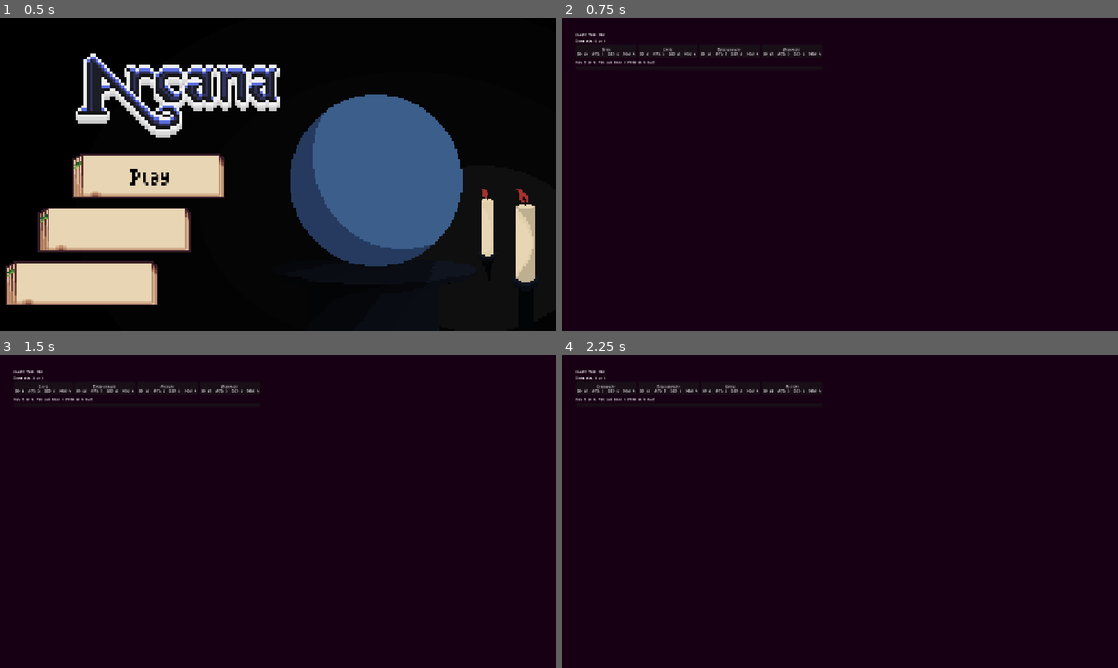
Above: before the commit, frames 1-4 (two rows, left to right).
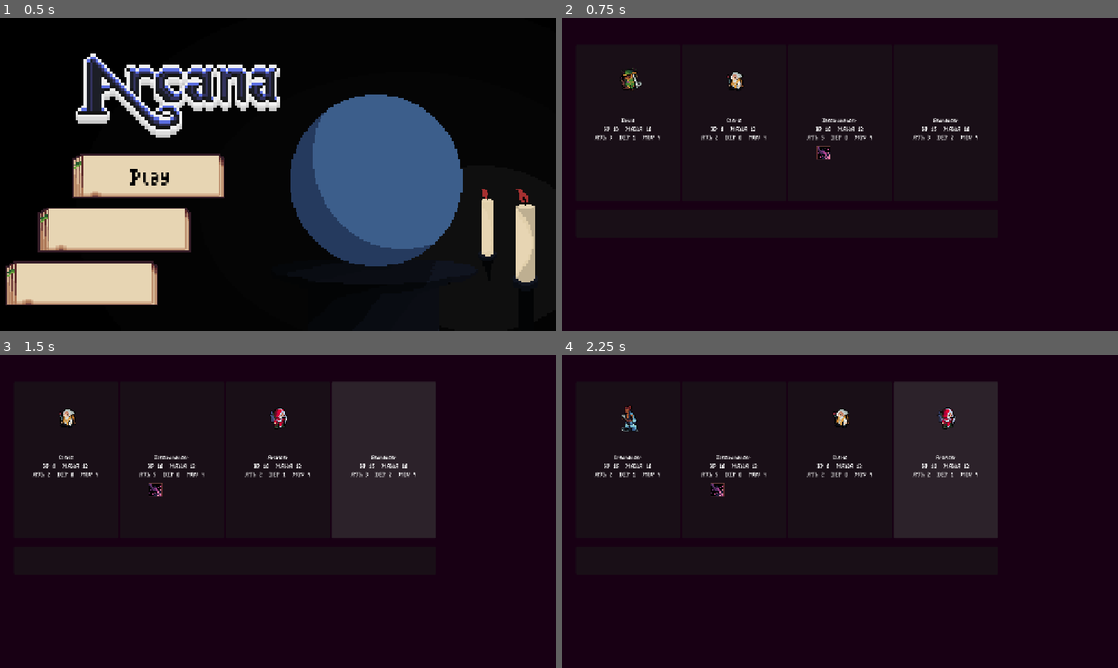
Above: after the commit, the same moments.

Repository: SpangelyWalnuts/Arcana-1.0-Demo
Game: Godot game, scene res://scenes/core/TitleScreen.tscn
Same seed, same stepped clock (60 frames per second), same inputs: the game is played once before the commit and once after it.
Inputs (mouse positions are in pixels of both pictures, inside the frame that each line leads up to; where the layout moved, square brackets give the same spot in the first picture):
- Up to frame 1 (0.5 s): no input
- Up to frame 2 (0.75 s): click "Play" at 0.5 s
- Up to frame 3 (1.5 s): click (66, 461) [44, 389] at 1.25 s
- Up to frame 4 (2.25 s): click (628, 461) [606, 389] at 2 s

Frame 1 is identical in both runs. In frame 2, 1.7% of the frame differs, in the area x 2-75%, y 4-46%; in frame 3, 11%, in the area x 2-79%, y 4-59%; in frame 4, 11%.

Commit message:
Draft screen UI polish: animated unit previews, stats, and skill icons

Diff:
--- a/Arcana 1.0 - Revert/data/skills/Electromancer/LightningBolt.tres
+++ b/Arcana 1.0 - Revert/data/skills/Electromancer/LightningBolt.tres
@@ -1,6 +1,7 @@
-[gd_resource type="Resource" script_class="Skill" load_steps=2 format=3 uid="uid://cvgvpxwwcs7ye"]
+[gd_resource type="Resource" script_class="Skill" load_steps=3 format=3 uid="uid://cvgvpxwwcs7ye"]
 
 [ext_resource type="Script" uid="uid://sakf75ug1g8j" path="res://scripts/data/skill.gd" id="1_cnhk2"]
+[ext_resource type="Texture2D" uid="uid://bnthm8sq42hmj" path="res://art/ui/spell icons/Lightning Bolt.png" id="1_n4eae"]
 
 [resource]
 script = ExtResource("1_cnhk2")
@@ -9,3 +10,4 @@
 mana_cost = 3
 cast_range = 6
 flat_power = 1
+icon_texture = ExtResource("1_n4eae")
--- a/Arcana 1.0 - Revert/data/skills/Pyromancer/Fireball.tres
+++ b/Arcana 1.0 - Revert/data/skills/Pyromancer/Fireball.tres
@@ -1,6 +1,7 @@
-[gd_resource type="Resource" script_class="Skill" load_steps=2 format=3 uid="uid://cs4lwh06yhvos"]
+[gd_resource type="Resource" script_class="Skill" load_steps=3 format=3 uid="uid://cs4lwh06yhvos"]
 
 [ext_resource type="Script" uid="uid://sakf75ug1g8j" path="res://scripts/data/skill.gd" id="1_nak34"]
+[ext_resource type="Texture2D" uid="uid://ca1xfxp73napg" path="res://art/ui/spell icons/Fireball.png" id="1_wub75"]
 
 [resource]
 script = ExtResource("1_nak34")
@@ -10,3 +11,4 @@
 aoe_radius = 2
 flat_power = 2
 target_type = 1
+icon_texture = ExtResource("1_wub75")
--- a/Arcana 1.0 - Revert/data/skills/Pyromancer/Firebolt.tres
+++ b/Arcana 1.0 - Revert/data/skills/Pyromancer/Firebolt.tres
@@ -1,5 +1,6 @@
-[gd_resource type="Resource" script_class="Skill" load_steps=2 format=3 uid="uid://bfrqsar2c8kjh"]
+[gd_resource type="Resource" script_class="Skill" load_steps=3 format=3 uid="uid://bfrqsar2c8kjh"]
 
+[ext_resource type="Texture2D" uid="uid://dlr3fl5n0voot" path="res://art/ui/spell icons/Firebolt.png" id="1_cst6a"]
 [ext_resource type="Script" uid="uid://sakf75ug1g8j" path="res://scripts/data/skill.gd" id="1_wejox"]
 
 [resource]
@@ -8,3 +9,4 @@
 mana_cost = 3
 power_multiplier = 2.0
 flat_power = 1
+icon_texture = ExtResource("1_cst6a")
--- a/Arcana 1.0 - Revert/data/skills/Pyromancer/HeatUp.tres
+++ b/Arcana 1.0 - Revert/data/skills/Pyromancer/HeatUp.tres
@@ -1,5 +1,6 @@
-[gd_resource type="Resource" script_class="Skill" load_steps=2 format=3 uid="uid://dnkeiik2pogwi"]
+[gd_resource type="Resource" script_class="Skill" load_steps=3 format=3 uid="uid://dnkeiik2pogwi"]
 
+[ext_resource type="Texture2D" uid="uid://d2b1n7f1lt82c" path="res://art/ui/spell icons/HeatUp.png" id="1_lhxql"]
 [ext_resource type="Script" uid="uid://sakf75ug1g8j" path="res://scripts/data/skill.gd" id="1_qf6cw"]
 
 [resource]
@@ -12,3 +13,4 @@
 can_target_self = true
 atk_mod = 3
 duration_turns = 3
+icon_texture = ExtResource("1_lhxql")
--- a/Arcana 1.0 - Revert/data/skills/shaman/Silence.tres
+++ b/Arcana 1.0 - Revert/data/skills/shaman/Silence.tres
@@ -1,5 +1,6 @@
-[gd_resource type="Resource" script_class="Skill" load_steps=2 format=3 uid="uid://b0v87lx6vohwf"]
+[gd_resource type="Resource" script_class="Skill" load_steps=3 format=3 uid="uid://b0v87lx6vohwf"]
 
+[ext_resource type="Texture2D" uid="uid://0dpth2sxb7hi" path="res://art/ui/spell icons/Silence.png" id="1_53880"]
 [ext_resource type="Script" uid="uid://sakf75ug1g8j" path="res://scripts/data/skill.gd" id="1_o8ma3"]
 
 [resource]
@@ -12,3 +13,4 @@
 target_type = 1
 duration_turns = 2
 prevent_arcana = true
+icon_texture = ExtResource("1_53880")
--- a/Arcana 1.0 - Revert/data/unit_classes/Shaman.tres
+++ b/Arcana 1.0 - Revert/data/unit_classes/Shaman.tres
@@ -1,10 +1,50 @@
-[gd_resource type="Resource" script_class="UnitClass" load_steps=6 format=3 uid="uid://vbbdbsfmfcwf"]
+[gd_resource type="Resource" script_class="UnitClass" load_steps=15 format=3 uid="uid://vbbdbsfmfcwf"]
 
 [ext_resource type="Script" uid="uid://b823ipo4ebjd5" path="res://scripts/data/unit_class.gd" id="1_e1wvc"]
+[ext_resource type="Texture2D" uid="uid://csopmcpdhiy3a" path="res://art/units/shaman/animations/idle/Shaman Orc Idle Animation1.png" id="1_h6wsp"]
+[ext_resource type="Texture2D" uid="uid://b47igjpqkvct1" path="res://art/units/shaman/animations/idle/Shaman Orc Idle Animation2.png" id="2_dm6je"]
 [ext_resource type="Script" uid="uid://sakf75ug1g8j" path="res://scripts/data/skill.gd" id="2_m4r6v"]
 [ext_resource type="Resource" uid="uid://bjl3kwcsocmoq" path="res://data/skills/shaman/fatigue.tres" id="3_nh5gg"]
+[ext_resource type="Texture2D" uid="uid://occuop31upgm" path="res://art/units/shaman/animations/idle/Shaman Orc Idle Animation3.png" id="3_tx38m"]
+[ext_resource type="Texture2D" uid="uid://b5u5ad2dd7qv2" path="res://art/units/shaman/animations/idle/Shaman Orc Idle Animation4.png" id="4_2ies0"]
 [ext_resource type="Resource" uid="uid://b0v87lx6vohwf" path="res://data/skills/shaman/Silence.tres" id="4_43fsw"]
-[ext_resource type="Texture2D" uid="uid://cdgj2ioiw1fnc" path="res://art/units/shaman/Shaman.png" id="5_43fsw"]
+[ext_resource type="Texture2D" uid="uid://tqu41w1552g4" path="res://art/units/shaman/animations/idle/Shaman Orc Idle Animation5.png" id="5_byyew"]
+[ext_resource type="Texture2D" uid="uid://dcursb1txgl81" path="res://art/units/shaman/animations/idle/Shaman Orc Idle Animation6.png" id="6_1rjrt"]
+[ext_resource type="Texture2D" uid="uid://b3goccjuu3b0x" path="res://art/units/shaman/animations/idle/Shaman Orc Idle Animation7.png" id="7_k3b3v"]
+[ext_resource type="Texture2D" uid="uid://cjn2c6thx1067" path="res://art/units/shaman/animations/idle/Shaman Orc Idle Animation8.png" id="8_t7236"]
+[ext_resource type="Texture2D" uid="uid://ec6y77e5orhh" path="res://art/units/shaman/Shaman Orc.png" id="13_tj1y1"]
+
+[sub_resource type="SpriteFrames" id="SpriteFrames_rv78c"]
+animations = [{
+"frames": [{
+"duration": 1.0,
+"texture": ExtResource("1_h6wsp")
+}, {
+"duration": 1.0,
+"texture": ExtResource("2_dm6je")
+}, {
+"duration": 1.0,
+"texture": ExtResource("3_tx38m")
+}, {
+"duration": 1.0,
+"texture": ExtResource("4_2ies0")
+}, {
+"duration": 1.0,
+"texture": ExtResource("5_byyew")
+}, {
+"duration": 1.0,
+"texture": ExtResource("6_1rjrt")
+}, {
+"duration": 1.0,
+"texture": ExtResource("7_k3b3v")
+}, {
+"duration": 1.0,
+"texture": ExtResource("8_t7236")
+}],
+"loop": true,
+"name": &"idle",
+"speed": 8.0
+}]
 
 [resource]
 script = ExtResource("1_e1wvc")
@@ -20,4 +60,5 @@
 growth_defense = 0.4
 growth_move = 0.0
 growth_mana = 0.25
-sprite_texture = ExtResource("5_43fsw")
+sprite_texture = ExtResource("13_tj1y1")
+idle_frames = SubResource("SpriteFrames_rv78c")
--- /dev/null
+++ b/Arcana 1.0 - Revert/scenes/ui/DraftCard.gd
@@ -0,0 +1,58 @@
+extends Button
+class_name DraftCard
+
+@onready var name_label: Label = $VBoxContainer/NameLabel
+@onready var skills_row: FlowContainer = $SkillsRow
+@onready var anim: AnimatedSprite2D = $HBoxContainer/UnitPreview/SubViewport/Pivot/Anim
+@onready var static_sprite: Sprite2D = get_node_or_null("HBoxContainer/UnitPreview/SubViewport/Pivot/Static")
+@onready var viewport: SubViewport = $HBoxContainer/UnitPreview/SubViewport
+@onready var pivot: Node2D = $HBoxContainer/UnitPreview/SubViewport/Pivot
+@onready var stats_label: Label = $VBoxContainer/StatsLabel
+
+func _ready() -> void:
+	_center_preview()
+
+func _center_preview() -> void:
+	pivot.position = Vector2(viewport.size) * 0.5
+
+func set_data(unit_class: UnitClass) -> void:
+	name_label.text = unit_class.display_name
+	stats_label.text = "HP %d  MANA %d\nATK %d  DEF %d  MOV %d" % [
+	unit_class.max_hp,
+	unit_class.max_mana,
+	unit_class.atk,
+	unit_class.defense,
+	unit_class.move_range
+]
+	# Unit preview (prefer idle anim)
+	if unit_class.idle_frames != null:
+		anim.sprite_frames = unit_class.idle_frames
+		anim.animation = unit_class.idle_anim_name
+		anim.visible = true
+		anim.play()
+		if static_sprite != null:
+			static_sprite.visible = false
+	elif unit_class.sprite_texture != null:
+		if static_sprite != null:
+			static_sprite.texture = unit_class.sprite_texture
+			static_sprite.visible = true
+		anim.visible = false
+	else:
+		anim.visible = false
+		if static_sprite != null:
+			static_sprite.visible = false
+
+	# Skill icons
+	for c in skills_row.get_children():
+		c.queue_free()
+
+	for s in unit_class.skills:
+		if s == null:
+			continue
+
+		var icon := TextureRect.new()
+		icon.custom_minimum_size = Vector2(32, 32)
+		icon.stretch_mode = TextureRect.STRETCH_KEEP_ASPECT_CENTERED
+		icon.texture = s.icon_texture
+		icon.tooltip_text = s.name
+		skills_row.add_child(icon)
--- /dev/null
+++ b/Arcana 1.0 - Revert/scenes/ui/DraftCard.tscn
@@ -0,0 +1,71 @@
+[gd_scene load_steps=2 format=3 uid="uid://b0lw8xp3nat3b"]
+
+[ext_resource type="Script" uid="uid://x8keo7w74ok1" path="res://scenes/ui/DraftCard.gd" id="1_conpi"]
+
+[node name="Button" type="Button"]
+custom_minimum_size = Vector2(240, 360)
+offset_right = 8.0
+offset_bottom = 8.0
+script = ExtResource("1_conpi")
+
+[node name="HBoxContainer" type="HBoxContainer" parent="."]
+layout_mode = 0
+offset_left = 41.0
+offset_top = 3.0
+offset_right = 201.0
+offset_bottom = 163.0
+
+[node name="UnitPreview" type="SubViewportContainer" parent="HBoxContainer"]
+custom_minimum_size = Vector2(160, 160)
+layout_mode = 2
+
+[node name="SubViewport" type="SubViewport" parent="HBoxContainer/UnitPreview"]
+disable_3d = true
+transparent_bg = true
+handle_input_locally = false
+size = Vector2i(160, 160)
+render_target_update_mode = 4
+
+[node name="Pivot" type="Node2D" parent="HBoxContainer/UnitPreview/SubViewport"]
+position = Vector2(80, 80)
+scale = Vector2(2, 2)
+
+[node name="Anim" type="AnimatedSprite2D" parent="HBoxContainer/UnitPreview/SubViewport/Pivot"]
+texture_filter = 1
+texture_repeat = 1
+
+[node name="Static" type="Sprite2D" parent="HBoxContainer/UnitPreview/SubViewport/Pivot"]
+texture_filter = 1
+texture_repeat = 1
+
+[node name="VBoxContainer" type="VBoxContainer" parent="."]
+custom_minimum_size = Vector2(96, 0)
+layout_mode = 0
+offset_left = 5.0
+offset_top = 164.0
+offset_right = 236.0
+offset_bottom = 226.0
+size_flags_horizontal = 3
+
+[node name="NameLabel" type="Label" parent="VBoxContainer"]
+layout_mode = 2
+theme_override_font_sizes/font_size = 24
+horizontal_alignment = 1
+clip_text = true
+
+[node name="StatsLabel" type="Label" parent="VBoxContainer"]
+layout_mode = 2
+theme_override_font_sizes/font_size = 24
+horizontal_alignment = 1
+clip_text = true
+
+[node name="SkillsRow" type="FlowContainer" parent="."]
+texture_filter = 1
+texture_repeat = 1
+custom_minimum_size = Vector2(64, 32)
+layout_mode = 0
+offset_left = 44.0
+offset_top = 232.0
+offset_right = 192.0
+offset_bottom = 279.0
+alignment = 1
--- a/Arcana 1.0 - Revert/scenes/ui/DraftScreen.tscn
+++ b/Arcana 1.0 - Revert/scenes/ui/DraftScreen.tscn
@@ -1,6 +1,7 @@
-[gd_scene load_steps=2 format=3 uid="uid://b8r2pbfow66ih"]
+[gd_scene load_steps=3 format=3 uid="uid://b8r2pbfow66ih"]
 
 [ext_resource type="Script" uid="uid://ds1orwapqxdbi" path="res://scenes/ui/draft_screen.gd" id="1_dgf36"]
+[ext_resource type="PackedScene" uid="uid://b0lw8xp3nat3b" path="res://scenes/ui/DraftCard.tscn" id="2_nel26"]
 
 [node name="DraftScreen" type="Control"]
 layout_mode = 3
@@ -33,20 +34,21 @@
 layout_mode = 2
 size_flags_vertical = 4
 
-[node name="Card0" type="Button" parent="MarginContainer/VBoxContainer/CardsRow"]
+[node name="Card0" parent="MarginContainer/VBoxContainer/CardsRow" instance=ExtResource("2_nel26")]
 layout_mode = 2
 
-[node name="Card1" type="Button" parent="MarginContainer/VBoxContainer/CardsRow"]
+[node name="Card1" parent="MarginContainer/VBoxContainer/CardsRow" instance=ExtResource("2_nel26")]
 layout_mode = 2
 
-[node name="Card2" type="Button" parent="MarginContainer/VBoxContainer/CardsRow"]
+[node name="Card2" parent="MarginContainer/VBoxContainer/CardsRow" instance=ExtResource("2_nel26")]
 layout_mode = 2
 
-[node name="Card3" type="Button" parent="MarginContainer/VBoxContainer/CardsRow"]
+[node name="Card3" parent="MarginContainer/VBoxContainer/CardsRow" instance=ExtResource("2_nel26")]
 layout_mode = 2
 
 [node name="HintLabel" type="Label" parent="MarginContainer/VBoxContainer"]
 layout_mode = 2
 
 [node name="ContinueButton" type="Button" parent="MarginContainer/VBoxContainer"]
+custom_minimum_size = Vector2(0, 64)
 layout_mode = 2
--- a/Arcana 1.0 - Revert/scenes/ui/draft_screen.gd
+++ b/Arcana 1.0 - Revert/scenes/ui/draft_screen.gd
@@ -17,64 +17,61 @@
 func _ready() -> void:
 	_cards = [card0, card1, card2, card3]
 
-	# Set static texts
-	title_label.text = "Choose Your Unit"
-	hint_label.text  = "Pick 1 of 4. You will build a party of %d units." % RunManager.max_draft_picks
+	for i in range(_cards.size()):
+		var btn := _cards[i]
+		if btn == null:
+			continue
 
-	# Connect card signals
-	card0.pressed.connect(_on_card_pressed.bind(0))
-	card1.pressed.connect(_on_card_pressed.bind(1))
-	card2.pressed.connect(_on_card_pressed.bind(2))
-	card3.pressed.connect(_on_card_pressed.bind(3))
+		# Avoid double-connecting if the scene reloads
+		if btn.pressed.is_connected(_on_card_pressed.bind(i)):
+			continue
+		btn.pressed.connect(_on_card_pressed.bind(i))
 
-	continue_button.pressed.connect(_on_continue_pressed)
+	if continue_button != null and not continue_button.pressed.is_connected(_on_continue_pressed):
+		continue_button.pressed.connect(_on_continue_pressed)
 
 	_refresh_cards()
 
 
+
 func _refresh_cards() -> void:
-	var round_num: int = RunManager.draft_round
-	if round_num <= 0:
-		round_num = 1
-
-	subtitle_label.text = "Draft pick %d of %d" % [round_num, RunManager.max_draft_picks]
-
-	var options: Array = RunManager.current_draft_options
+	var opts: Array = []
+	if RunManager != null:
+		opts = RunManager.current_draft_options
 
 	for i in range(_cards.size()):
 		var btn: Button = _cards[i]
-
-		if i >= options.size():
-			btn.text = "No option"
-			btn.disabled = true
+		if btn == null:
 			continue
 
-		var cls: UnitClass = options[i]
-		if cls == null:
-			btn.text = "???"
-			btn.disabled = true
+		if i >= opts.size():
+			btn.visible = false
 			continue
 
-		var line1 := cls.display_name
-		var line2 := "HP %d  ATK %d  DEF %d  MOV %d" % [
-			cls.max_hp,
-			cls.atk,
-			cls.defense,
-			cls.move_range
-		]
+		btn.visible = true
+		var cls: UnitClass = opts[i]
 
-		btn.disabled = false
-		btn.text = "%s\n%s" % [line1, line2]
+		# If this is a DraftCard instance, populate visuals
+		if btn is DraftCard:
+			(btn as DraftCard).set_data(cls)
+		else:
+			# Fallback: plain text button
+			var line1 := cls.display_name
+			var line2 := "HP %d  ATK %d  DEF %d  MOV %d" % [
+				cls.max_hp,
+				cls.atk,
+				cls.defense,
+				cls.move_range
+			]
+			btn.text = "%s\n%s" % [line1, line2]
+			btn.disabled = false
 
 
-func _on_card_pressed(index: int) -> void:
-	if index < 0 or index >= RunManager.current_draft_options.size():
-		return
 
-	RunManager.choose_draft_unit(index)
-	# After calling choose_draft_unit, RunManager will either:
-	#  - start the next draft round (and reload DraftScreen), or
-	#  - go to the Preparation screen once draft is finished.
+
+func _on_card_pressed(idx: int) -> void:
+	if RunManager != null and RunManager.has_method("choose_draft_unit"):
+		RunManager.choose_draft_unit(idx)
 
 
 func _on_continue_pressed() -> void:
--- a/Arcana 1.0 - Revert/scripts/data/skill.gd
+++ b/Arcana 1.0 - Revert/scripts/data/skill.gd
@@ -75,3 +75,5 @@
 @export var terrain_object_duration: int = -1    # -1 = permanent
 @export var terrain_object_blocks_movement: bool = false
 @export var terrain_object_move_cost_bonus: int = 0
+
+@export var icon_texture: Texture2D  # optional UI icon
Binary file added: Arcana 1.0 - Revert/art/ui/spell icons/Fireball.png
Not shown, added: Arcana 1.0 - Revert/art/ui/spell icons/Fireball.png.import
Binary file added: Arcana 1.0 - Revert/art/ui/spell icons/Firebolt.png
Not shown, added: Arcana 1.0 - Revert/art/ui/spell icons/Firebolt.png.import
Binary file added: Arcana 1.0 - Revert/art/ui/spell icons/HeatUp.png
Not shown, added: Arcana 1.0 - Revert/art/ui/spell icons/HeatUp.png.import
Binary file added: Arcana 1.0 - Revert/art/ui/spell icons/Lightning Bolt.png
Not shown, added: Arcana 1.0 - Revert/art/ui/spell icons/Lightning Bolt.png.import
Binary file added: Arcana 1.0 - Revert/art/ui/spell icons/Silence.png
Not shown, added: Arcana 1.0 - Revert/art/ui/spell icons/Silence.png.import
Binary file added: Arcana 1.0 - Revert/art/units/shaman/Shaman Orc.png
Not shown, added: Arcana 1.0 - Revert/art/units/shaman/Shaman Orc.png.import
(and 18 more such lines)
